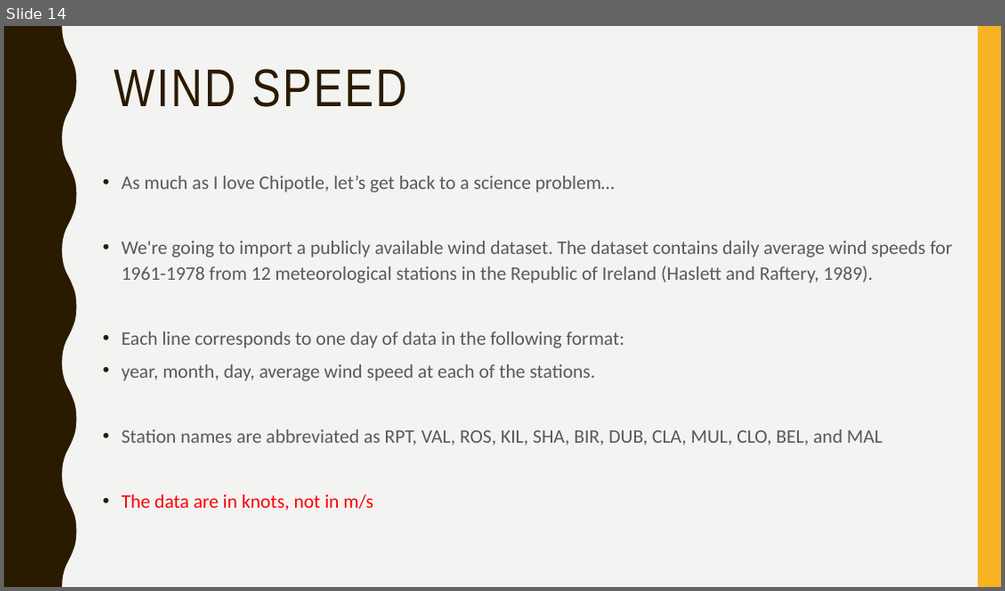
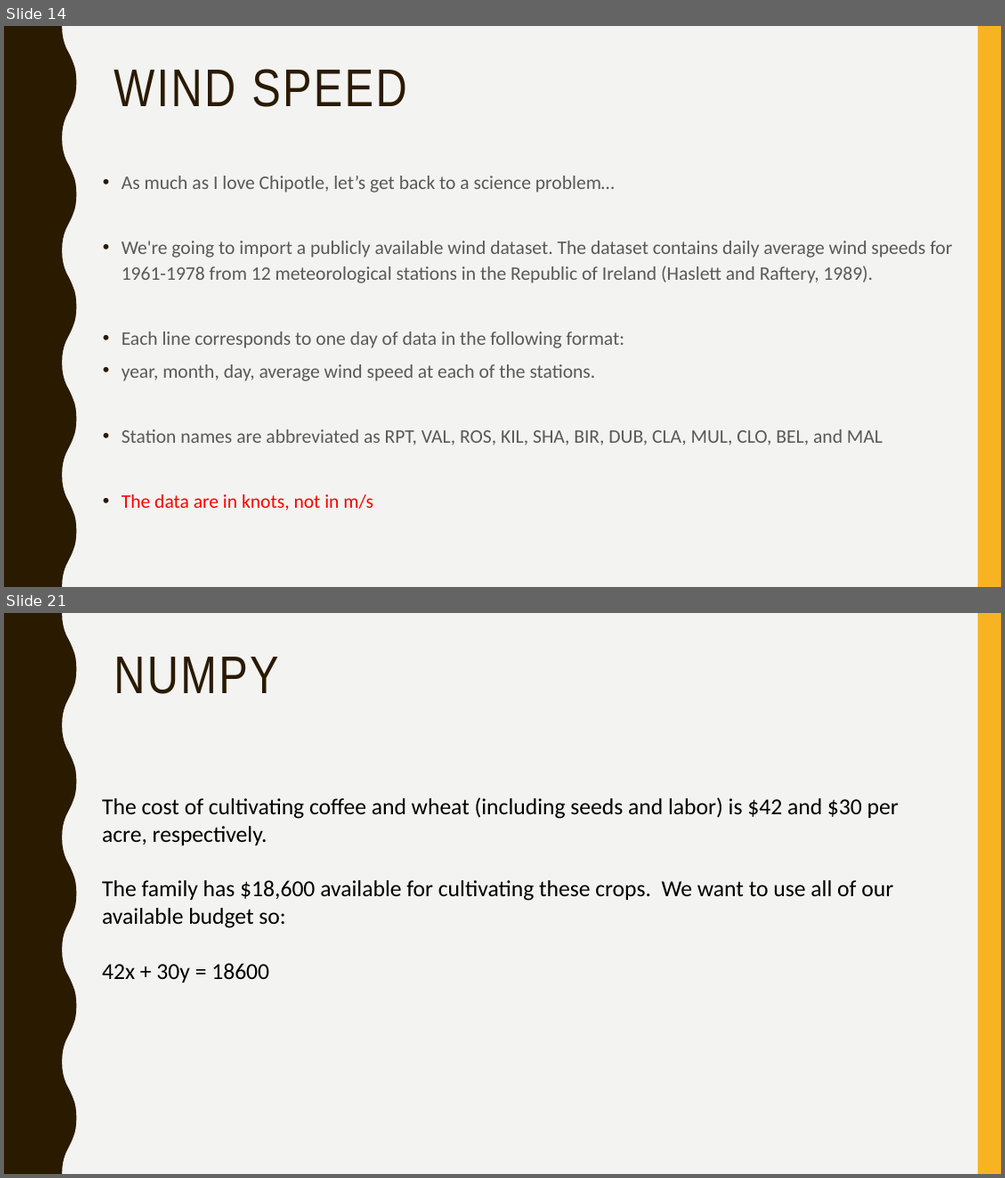
Before and after one commit to narock/scientific_computing_course, a slide deck: 02_Libraries/02_Scientific_Computing_Libs.pptx. Shown one above the other, each under a label of ours: slide 14 before the commit, slides 14 and 21 after it; the slides between them are not shown. The pictures are 1005x591 and 1005x1178 pixels, drawn with LibreOffice and Linux fonts; fonts in the diff are those of the drawing. Boxes give left, top, right and bottom in pixels: in the first picture for what was removed or moved away, otherwise in the second. Text is boxed around its words. In the diff, an @@ line names an element or a change of style, - is before the commit and + after.

```diff
--- a/02_Libraries/02_Scientific_Computing_Libs.pptx
+++ b/02_Libraries/02_Scientific_Computing_Libs.pptx
@@ slide 21 added at [4, 613, 1001, 1174], background #F3F3F2; not listed: 2 template elements that a slide beside it also shows @@
@@ title added at [113, 657, 278, 694], 51 pt, text #2A1A00 @@
+NUMPY
@@ text added at [102, 797, 898, 982], 22 pt, text #000000 @@
+The cost of cultivating coffee and wheat (including seeds and labor) is $42 and $30 per acre, respectively.
+The family has $18,600 available for cultivating these crops. We want to use all of our available budget so:
+42x + 30y = 18600
```
Also in this commit, not shown: 13 other slides added, 2 slides removed, 8 other files.
